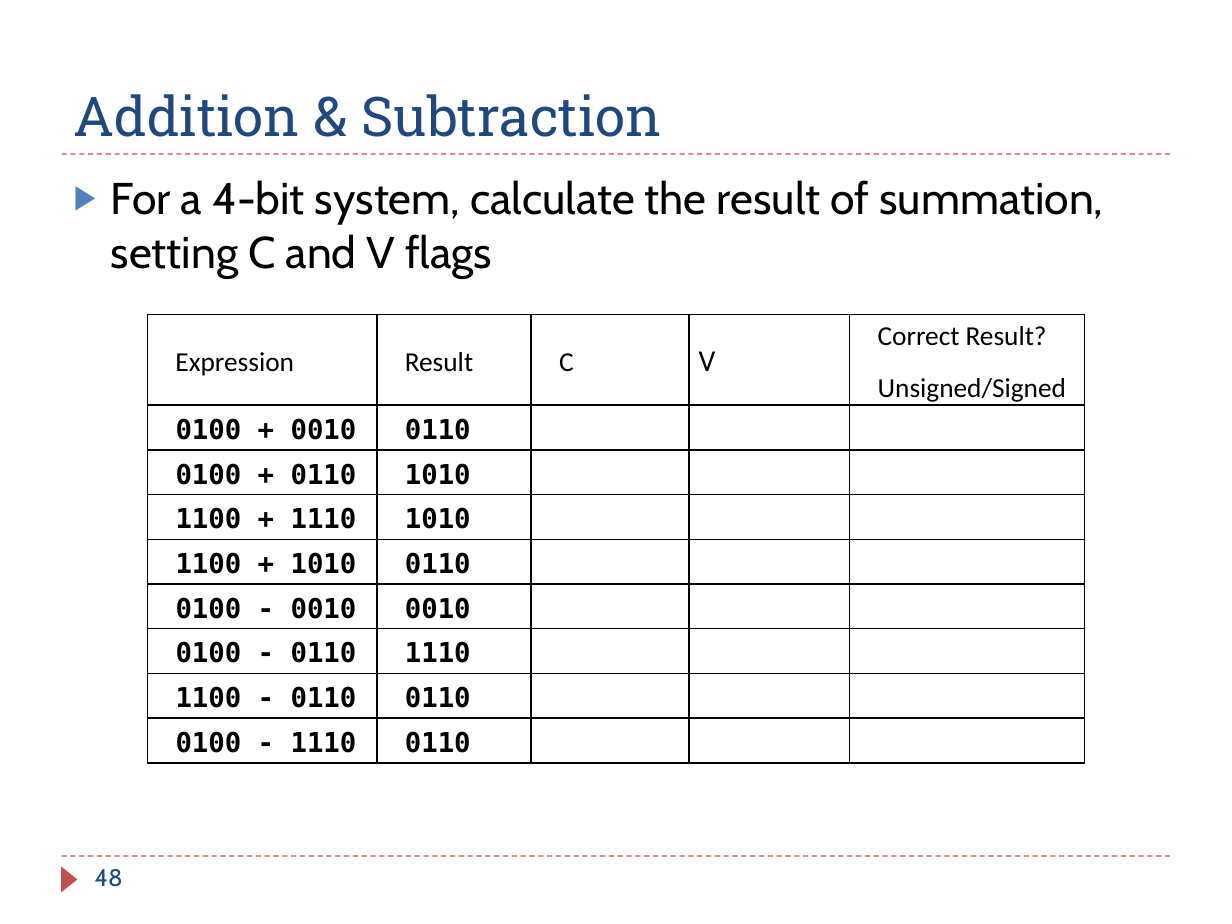
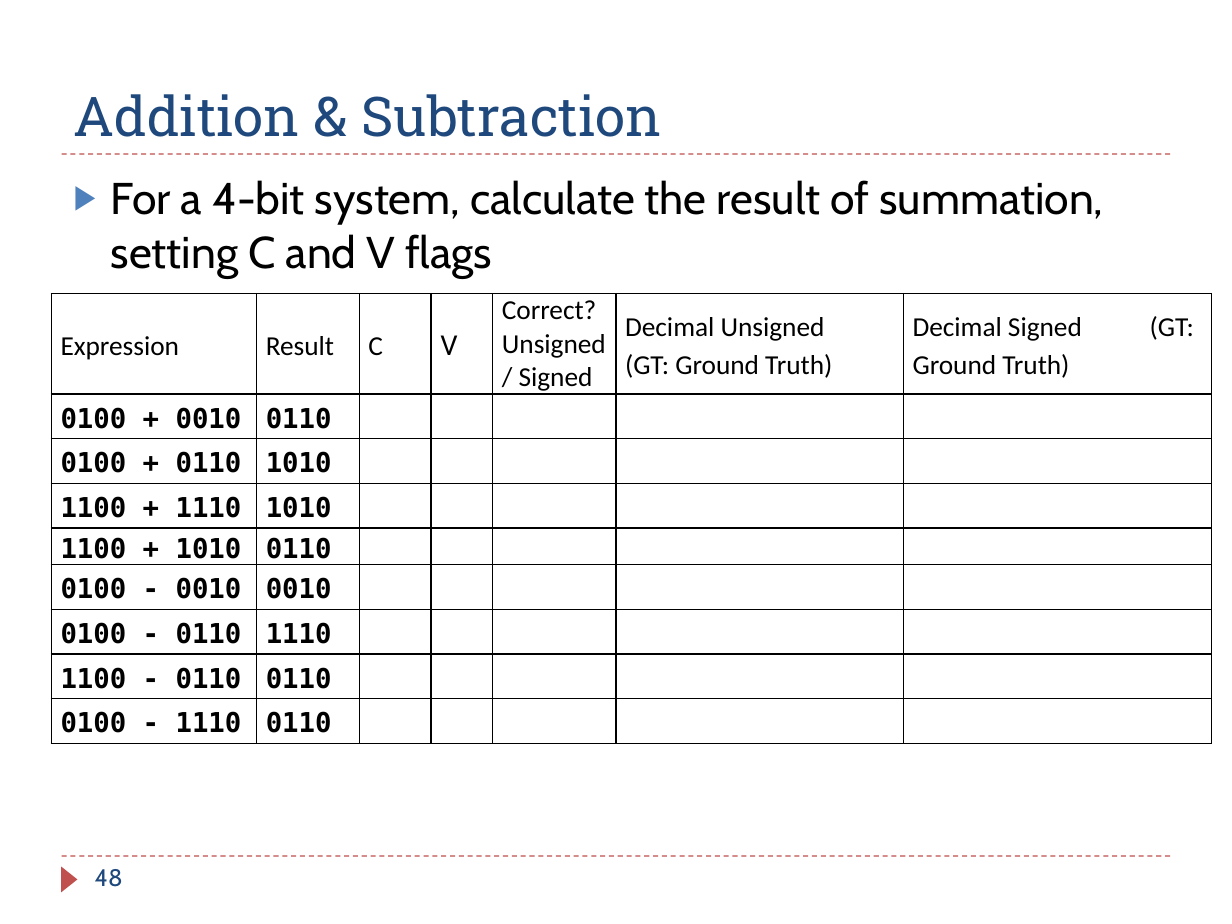
Before and after one commit to guhofstra/CSC111Fa25, a slide deck: slide 48 of PPTs/Ch4_ARM_Arithmetic_Logic_Exercises_ANS.pptx. Drawn at 1232x924 pixels with LibreOffice and Linux fonts; fonts in the diff are those of the drawing. Boxes give left, top, right and bottom in pixels: in the first picture for what was removed or moved away, otherwise in the second. Text is boxed around its words. In the diff, an @@ line names an element or a change of style, - is before the commit and + after.

```diff
--- a/PPTs/Ch4_ARM_Arithmetic_Logic_Exercises_ANS.pptx
+++ b/PPTs/Ch4_ARM_Arithmetic_Logic_Exercises_ANS.pptx
@@ table at (x1=52, y1=293, x2=1211, y2=745) @@
-column 5: Correct Result? / Unsigned/Signed |  |  |  |  |  |  |  | 
+column 5: Correct? Unsigned/ Signed |  |  |  |  |  |  |  | 
+column 6: Decimal Unsigned (GT: Ground Truth) |  |  |  |  |  |  |  | 
+column 7: Decimal Signed (GT: Ground Truth) |  |  |  |  |  |  |  | 
@@ table resized from (x1=148, y1=314, x2=1084, y2=759) to (x1=52, y1=293, x2=1211, y2=745) @@
```
Also in this commit, not shown: 3 other slides changed, 9 other files.
